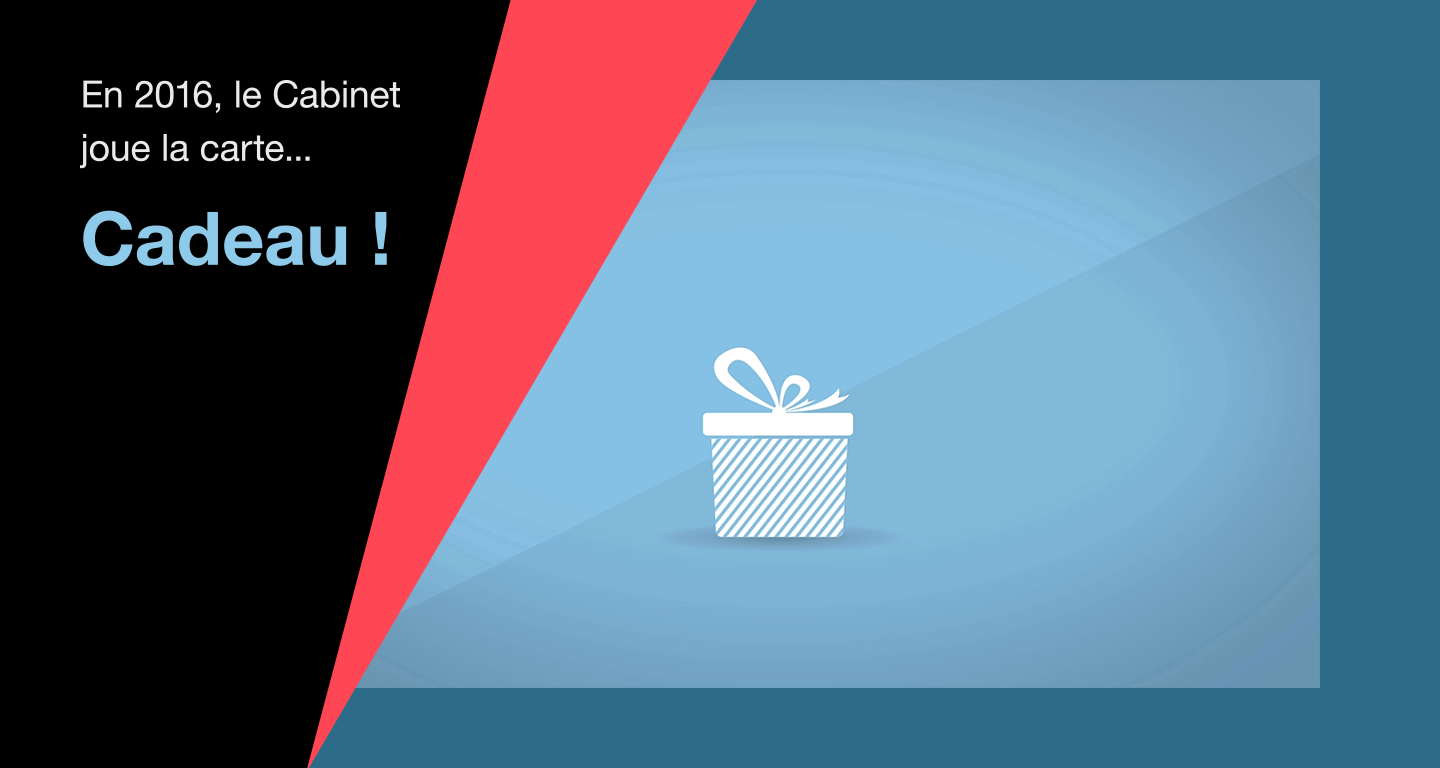
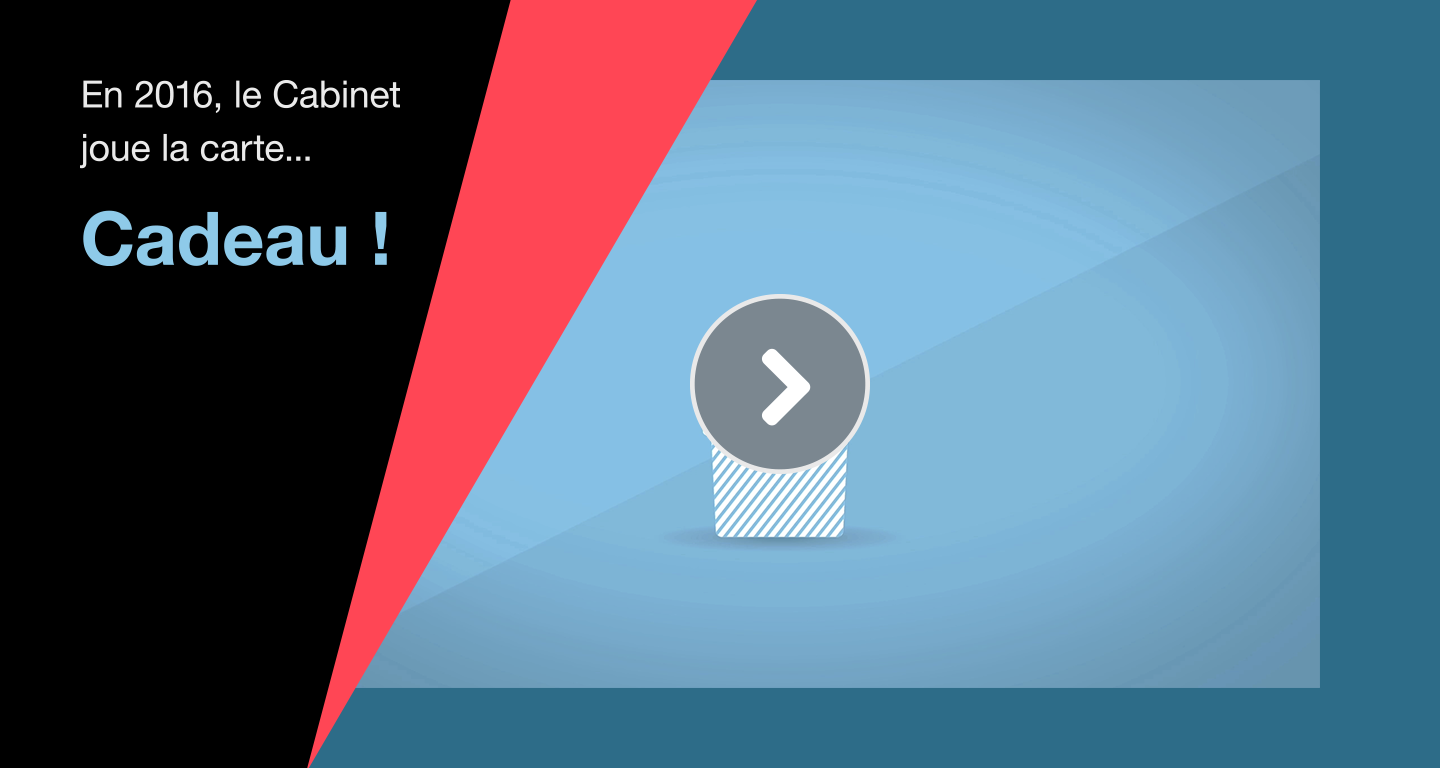
Layered file, before and after one edit (w=1440, h=768). Changes by layer:
added layer "bouton" above "nature" over bbox(690, 294, 870, 474)
